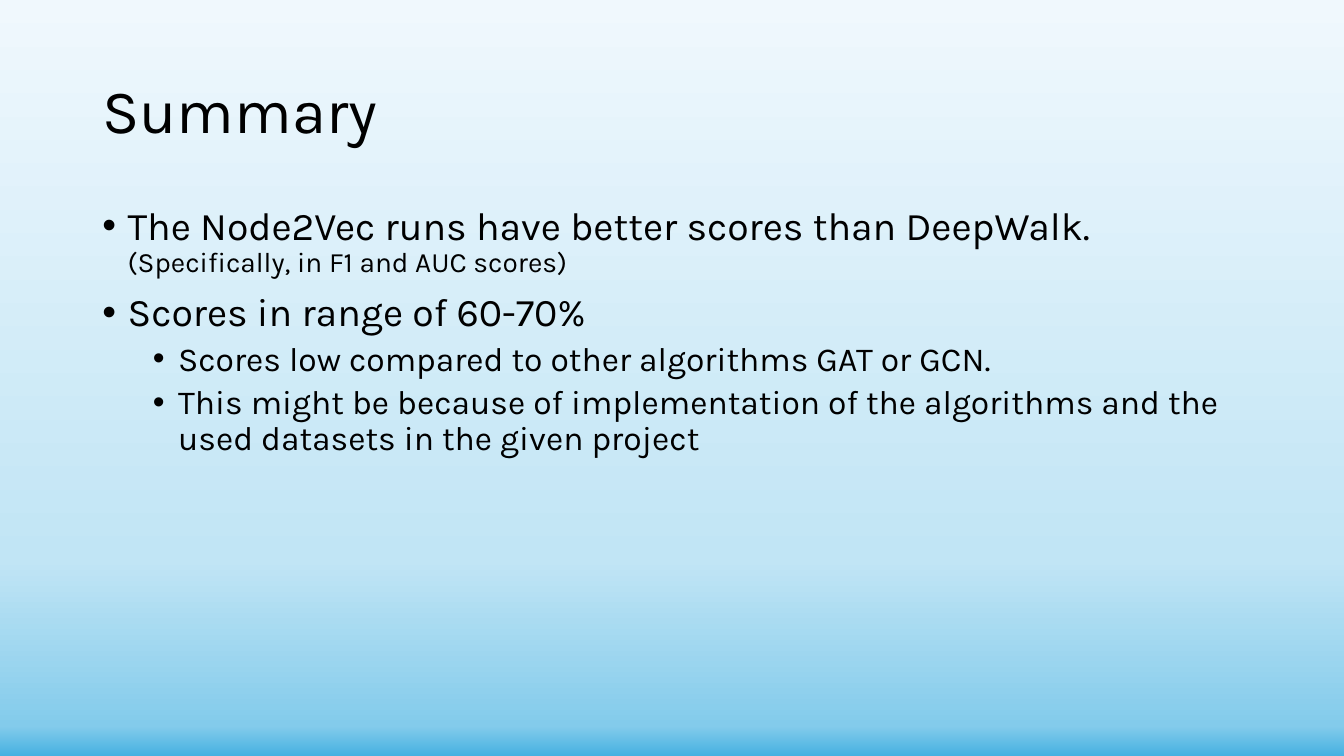
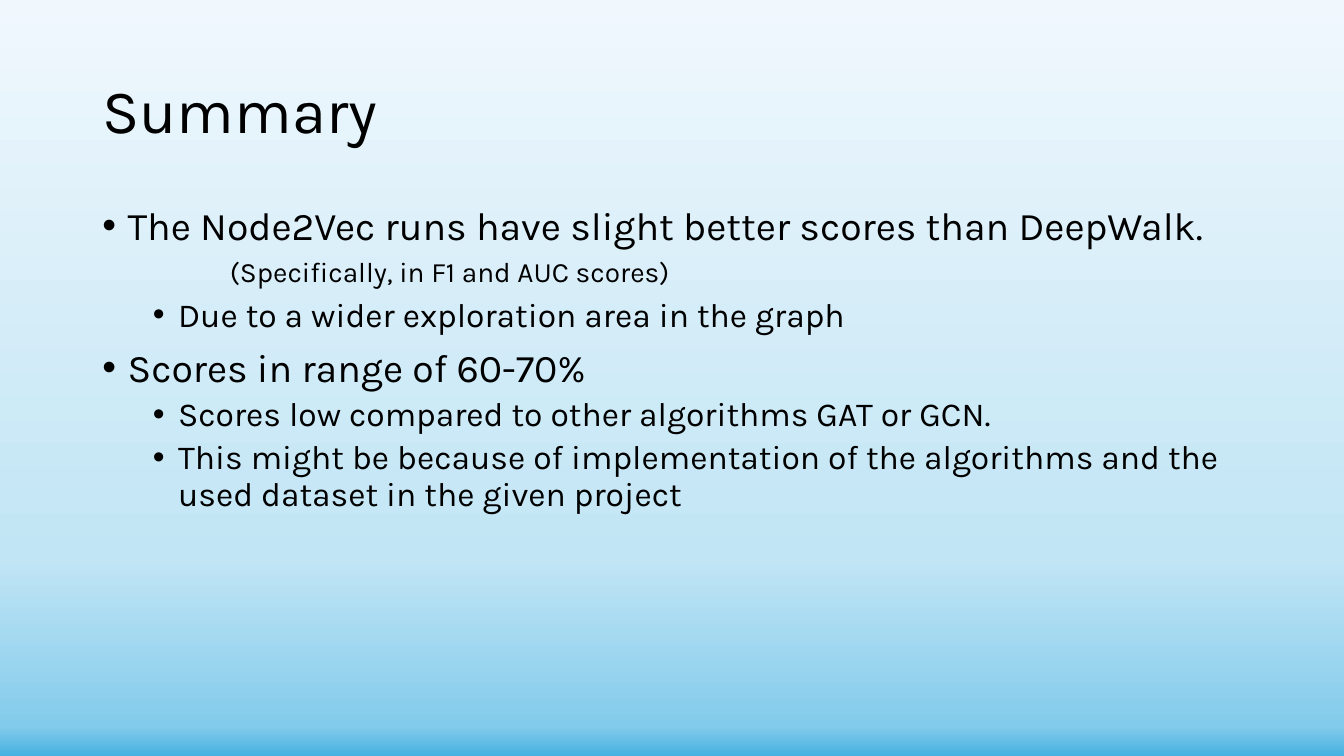
Before and after one commit to shachar700/Graph-Embedding, a slide deck: slide 18 of doc/Graph-Embedding Presentation.pptx. Drawn at 1344x756 pixels with LibreOffice and Linux fonts; fonts in the diff are those of the drawing. Boxes give left, top, right and bottom in pixels: in the first picture for what was removed or moved away, otherwise in the second. Text is boxed around its words. In the diff, an @@ line names an element or a change of style, - is before the commit and + after.

```diff
--- a/doc/Graph-Embedding Presentation.pptx
+++ b/doc/Graph-Embedding Presentation.pptx
@@ text at box(128, 213, 1203, 335): text changed @@
-• The Node2Vec runs have better scores than DeepWalk. (Specifically, in F1 and AUC scores)
+• The Node2Vec runs have slight better scores than DeepWalk. (Specifically, in F1 and AUC scores)
+  • Due to a wider exploration area in the graph
@@ text at box(178, 446, 1218, 514): text changed @@
-  • This might be because of implementation of the algorithms and the used datasets in the given project
+  • This might be because of implementation of the algorithms and the used dataset in the given project
```
Also in this commit, not shown: 11 other slides changed, 1 other file.
